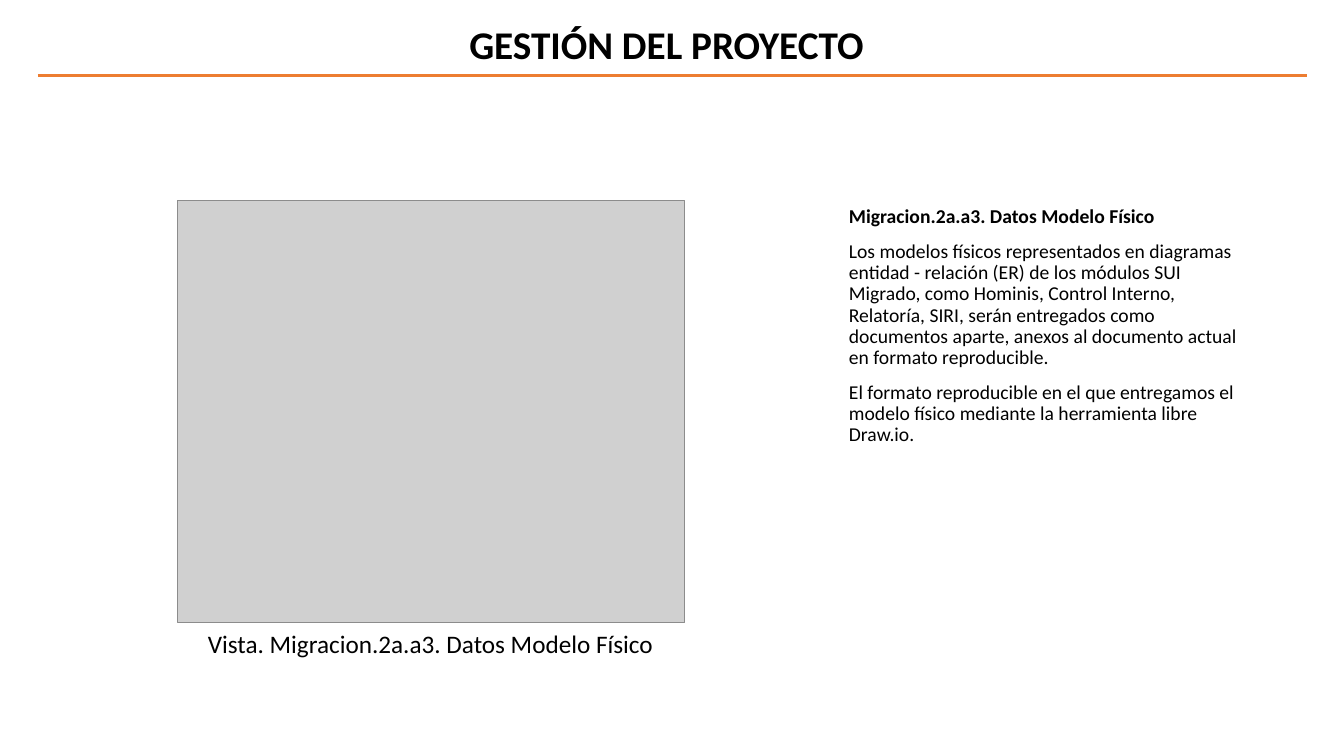
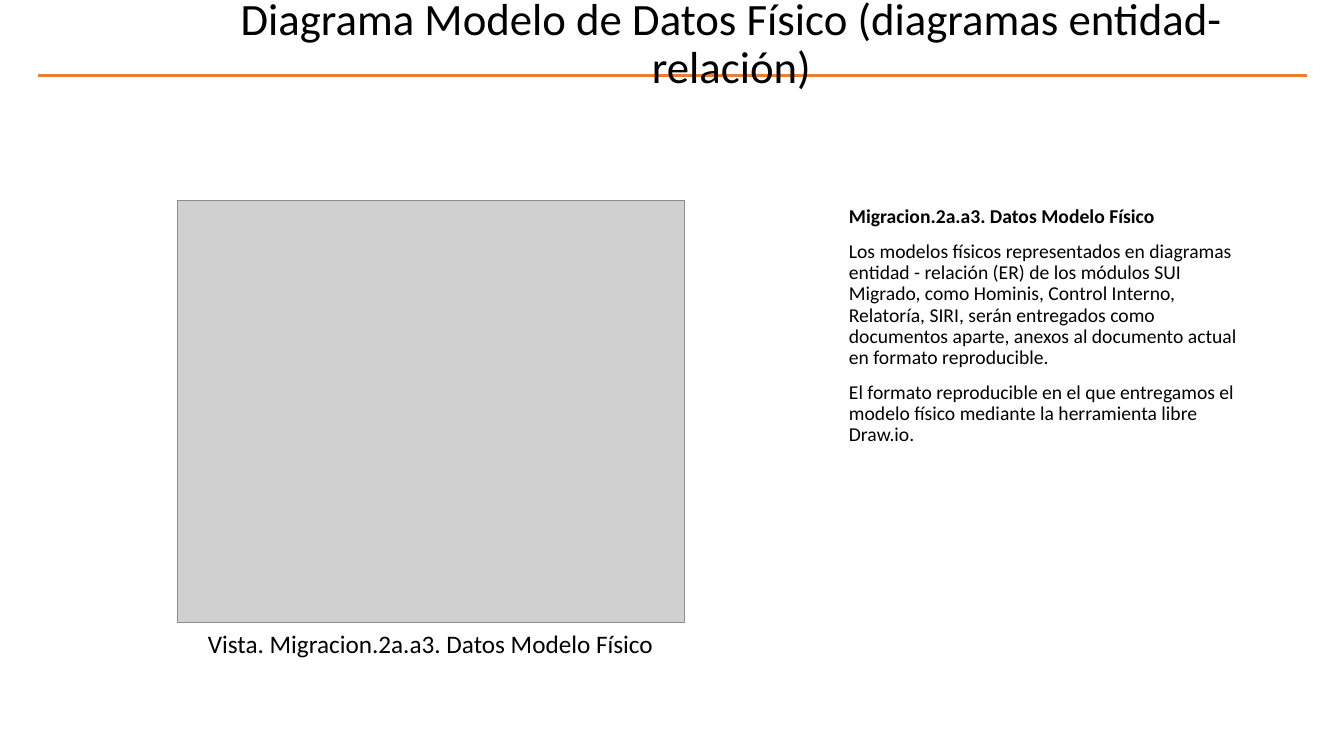
Before and after one commit to hwong23/pgn-078, a slide deck: slide 14 of content/pptxoutpt.pptx. Drawn at 1344x756 pixels with LibreOffice and Linux fonts; fonts in the diff are those of the drawing; grey boxes stand for pictures; background and template pictures are left out. Boxes give left, top, right and bottom in pixels: in the first picture for what was removed or moved away, otherwise in the second. Text is boxed around its words. In the diff, an @@ line names an element or a change of style, - is before the commit and + after.

```diff
--- a/content/pptxoutpt.pptx
+++ b/content/pptxoutpt.pptx
@@ title added at bbox=[241, 2, 1222, 89], 32 pt, text #000000 @@
+Diagrama Modelo de Datos Físico (diagramas entidad-relación)
@@ text removed at bbox=[469, 26, 863, 60] @@
-GESTIÓN DEL PROYECTO
```
Also in this commit, not shown: 11 other slides changed, 2 other files.
